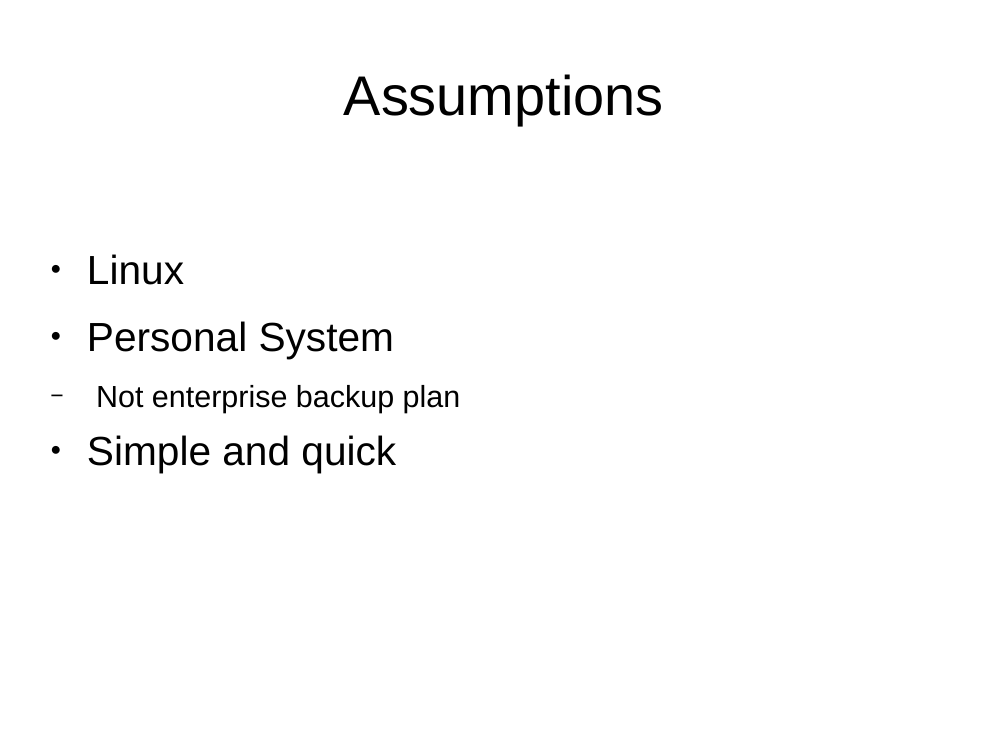
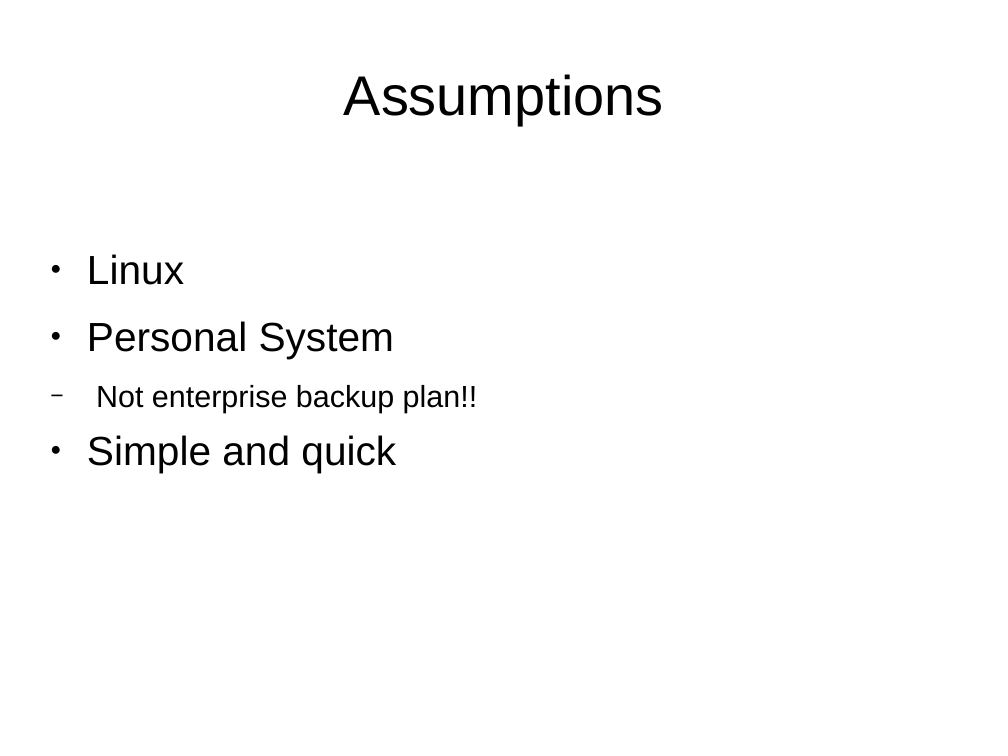
Before and after one commit to wdmchaft/Presentations-1, a slide deck: slide 2 of LinuxBackup/LinuxBackup.odp. Drawn at 1008x756 pixels with LibreOffice and Linux fonts; fonts in the diff are those of the drawing. Boxes give left, top, right and bottom in pixels: in the first picture for what was removed or moved away, otherwise in the second. Text is boxed around its words. In the diff, an @@ line names an element or a change of style, - is before the commit and + after.

```diff
--- a/LinuxBackup/LinuxBackup.odp
+++ b/LinuxBackup/LinuxBackup.odp
@@ text at [96,385,478,413]: text changed @@
-    − Not enterprise backup plan
+    − Not enterprise backup plan!!
```
Also in this commit, not shown: 2 other slides changed, 4 slides added.
